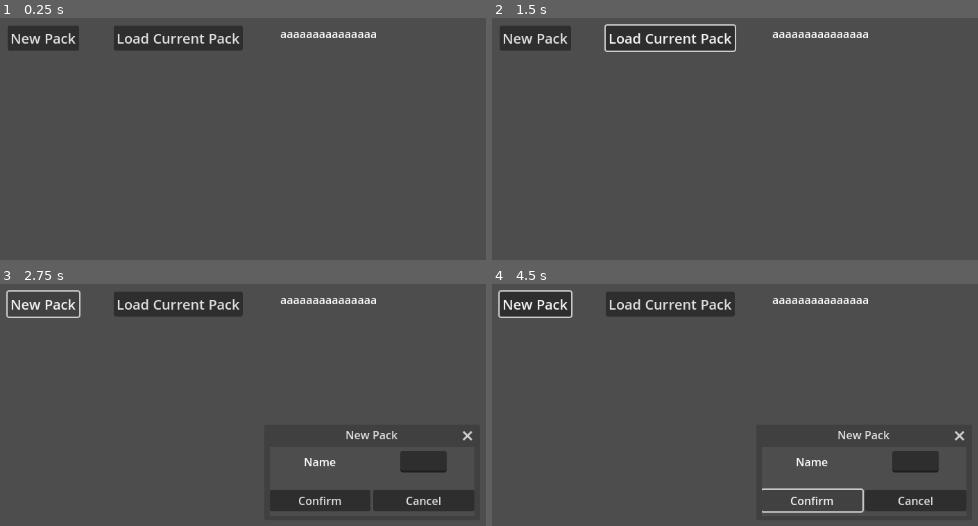
Above: before the commit, frames 1-4 (two rows, left to right).
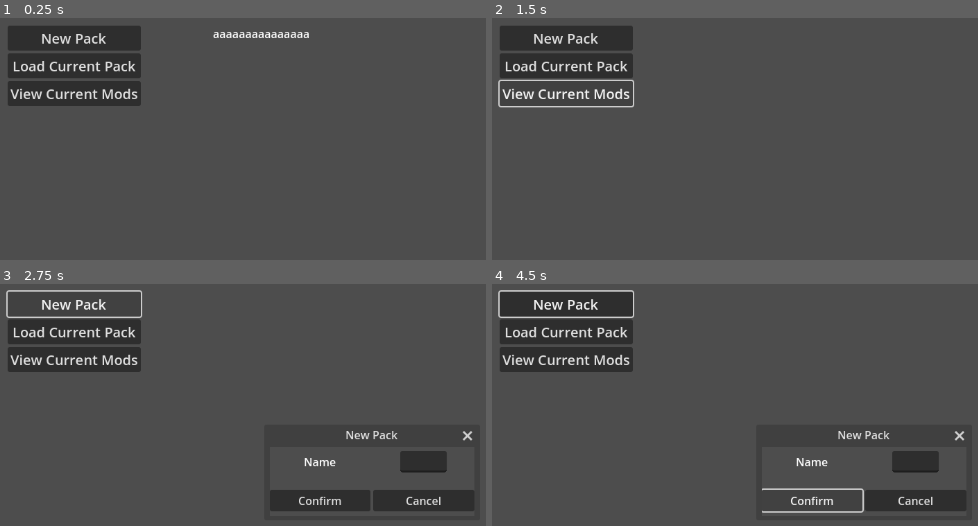
Above: after the commit, the same moments.

Repository: Shuflduf/minecraft-profile-handler
Game: Godot game, scene res://main.tscn
Same seed, same stepped clock (60 frames per second), same inputs: the game is played once before the commit and once after it.
Inputs (mouse positions are in pixels of both pictures, inside the frame that each line leads up to):
- Up to frame 1 (0.25 s): no input
- Up to frame 2 (1.5 s): click "Load Current Pack" at 0.5 s; click (564, 93) at 1.25 s, where only the run after the commit has a clickable "View Current Mods"
- Up to frame 3 (2.75 s): click "New Pack" at 2 s
- Up to frame 4 (4.5 s): click (914, 460) at 2.77 s; type "Alex" at 2.85 s; click "New Pack" at 3.5 s; click "Confirm" at 4.25 s

The runs differ from the first frame. In frame 1, 8.6% of the frame differs, in the area x 1-78%, y 3-37%; in frame 2, 7.3%; in frame 3, 8.2%; in frame 4, 8.7%, in the area x 1-78%, y 2-37%.
Error before the commit: Invalid call. Nonexistent function 'get_mods_path' in base 'Nil'. (res://main.gd:46)
Error after the commit: Invalid assignment of property or key 'selected' with value of type 'bool' on a base object of type 'null instance'. (res://main.gd:18)

Commit message:
view current mods and null fixes

Diff:
--- a/main.gd
+++ b/main.gd
@@ -14,7 +14,10 @@
 		new_button.name = i.lstrip("PROFILE ")
 		new_button.text = new_button.name
 		%Profiles.add_child(new_button)
+	current_profile = %Profiles.get_child(0)
+	%Profiles.get_child(0).selected = true
 	connect_buttons()
+	_on_view_current_pressed()
 
 func connect_buttons():
 	for i in %Profiles.get_children():
@@ -41,8 +44,16 @@
 	for i in DirAccess.get_files_at(Global.minecraft_dir + "/mods"):
 		DirAccess.remove_absolute(Global.minecraft_dir + "/mods/" + i)
 
-		#print(DirAccess.get_files_at(Global.minecraft_dir + "/mods/" + i))
-
 	for i in DirAccess.get_files_at(current_profile.get_mods_path()):
 		var path = current_profile.get_mods_path().path_join(i)
 		DirAccess.copy_absolute(path, Global.minecraft_dir + "/mods/" + i)
+
+
+func _on_view_current_pressed() -> void:
+	for i in %Mods.get_children():
+		i.queue_free()
+
+	for i in DirAccess.get_files_at(Global.minecraft_dir + "/mods"):
+		var new_label = Label.new()
+		new_label.text = i
+		%Mods.add_child(new_label)
--- a/main.tscn
+++ b/main.tscn
@@ -30,39 +30,37 @@
 layout_mode = 2
 theme_override_constants/separation = 50
 
-[node name="VBoxContainer" type="VBoxContainer" parent="MarginContainer/HBoxContainer"]
+[node name="VBoxContainer3" type="VBoxContainer" parent="MarginContainer/HBoxContainer"]
 layout_mode = 2
-size_flags_horizontal = 0
-theme_override_constants/separation = 25
 
-[node name="NewPack" type="Button" parent="MarginContainer/HBoxContainer/VBoxContainer"]
+[node name="NewPack" type="Button" parent="MarginContainer/HBoxContainer/VBoxContainer3"]
 layout_mode = 2
-size_flags_horizontal = 4
 theme_override_font_sizes/font_size = 20
 text = "New Pack"
 
-[node name="ScrollContainer" type="ScrollContainer" parent="MarginContainer/HBoxContainer/VBoxContainer"]
+[node name="LoadPack" type="Button" parent="MarginContainer/HBoxContainer/VBoxContainer3"]
+layout_mode = 2
+theme_override_font_sizes/font_size = 20
+text = "Load Current Pack"
+
+[node name="ViewCurrent" type="Button" parent="MarginContainer/HBoxContainer/VBoxContainer3"]
+layout_mode = 2
+theme_override_font_sizes/font_size = 20
+text = "View Current Mods"
+
+[node name="ScrollContainer" type="ScrollContainer" parent="MarginContainer/HBoxContainer"]
 clip_contents = false
 layout_mode = 2
-size_flags_horizontal = 3
+size_flags_horizontal = 0
 size_flags_vertical = 3
 horizontal_scroll_mode = 0
 
-[node name="Profiles" type="VBoxContainer" parent="MarginContainer/HBoxContainer/VBoxContainer/ScrollContainer"]
+[node name="Profiles" type="VBoxContainer" parent="MarginContainer/HBoxContainer/ScrollContainer"]
 unique_name_in_owner = true
 layout_mode = 2
-size_flags_horizontal = 6
+size_flags_horizontal = 0
 size_flags_vertical = 3
 theme_override_constants/separation = 20
-
-[node name="VBoxContainer3" type="VBoxContainer" parent="MarginContainer/HBoxContainer"]
-layout_mode = 2
-
-[node name="LoadPack" type="Button" parent="MarginContainer/HBoxContainer/VBoxContainer3"]
-layout_mode = 2
-size_flags_horizontal = 4
-theme_override_font_sizes/font_size = 20
-text = "Load Current Pack"
 
 [node name="VBoxContainer2" type="VBoxContainer" parent="MarginContainer/HBoxContainer"]
 layout_mode = 2
@@ -131,8 +129,9 @@
 size_flags_horizontal = 3
 text = "Cancel"
 
-[connection signal="pressed" from="MarginContainer/HBoxContainer/VBoxContainer/NewPack" to="NewPackDialog" method="_on_new_pack_pressed"]
+[connection signal="pressed" from="MarginContainer/HBoxContainer/VBoxContainer3/NewPack" to="NewPackDialog" method="_on_new_pack_pressed"]
 [connection signal="pressed" from="MarginContainer/HBoxContainer/VBoxContainer3/LoadPack" to="." method="_on_load_pack_pressed"]
+[connection signal="pressed" from="MarginContainer/HBoxContainer/VBoxContainer3/ViewCurrent" to="." method="_on_view_current_pressed"]
 [connection signal="close_requested" from="NewPackDialog" to="NewPackDialog" method="_on_close_requested"]
 [connection signal="pressed" from="NewPackDialog/VBoxContainer/Buttons/Confirm" to="NewPackDialog" method="_on_confirm_pressed"]
 [connection signal="pressed" from="NewPackDialog/VBoxContainer/Buttons/Cancel" to="NewPackDialog" method="_on_cancel_pressed"]
--- a/profile_button.gd
+++ b/profile_button.gd
@@ -12,10 +12,13 @@
 var selected = false:
 	set(value):
 		selected = value
+		var stylebox = get_theme_stylebox("panel")
 		if value == true:
-			modulate = Color.RED
+			stylebox.bg_color = Color.RED
 		else:
-			modulate = Color.WHITE
+			stylebox.bg_color = Color.WHITE
+		add_theme_stylebox_override("panel", stylebox)
+
 
 func _on_gui_input(event: InputEvent) -> void:
 	if event is InputEventMouseButton:
